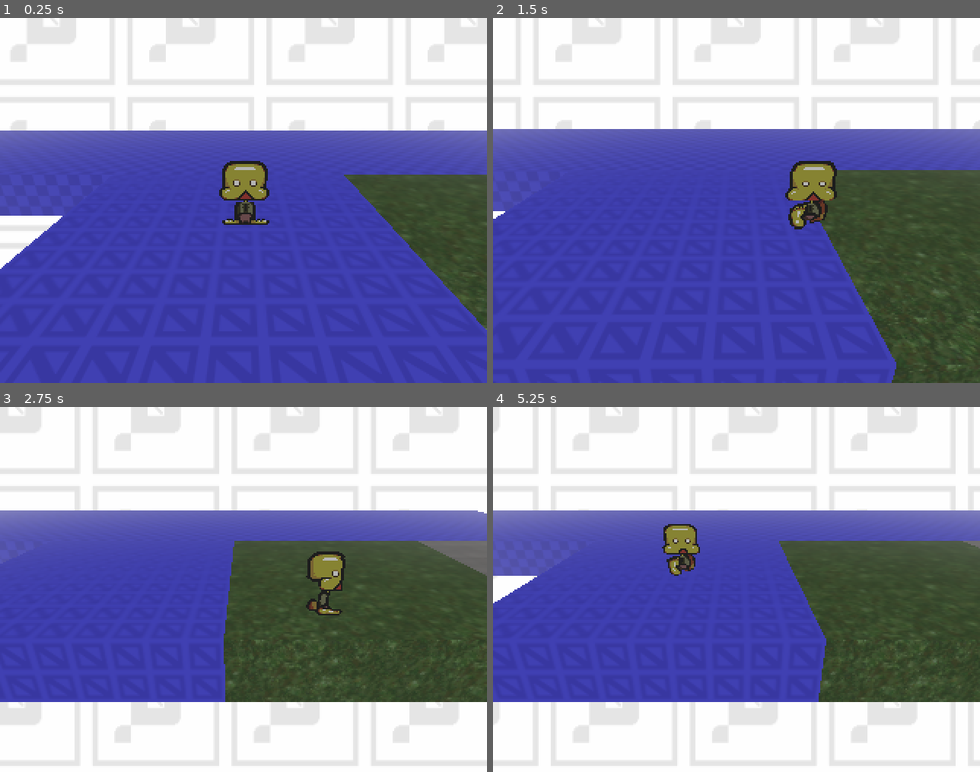
Above: before the commit, frames 1-4 (two rows, left to right).
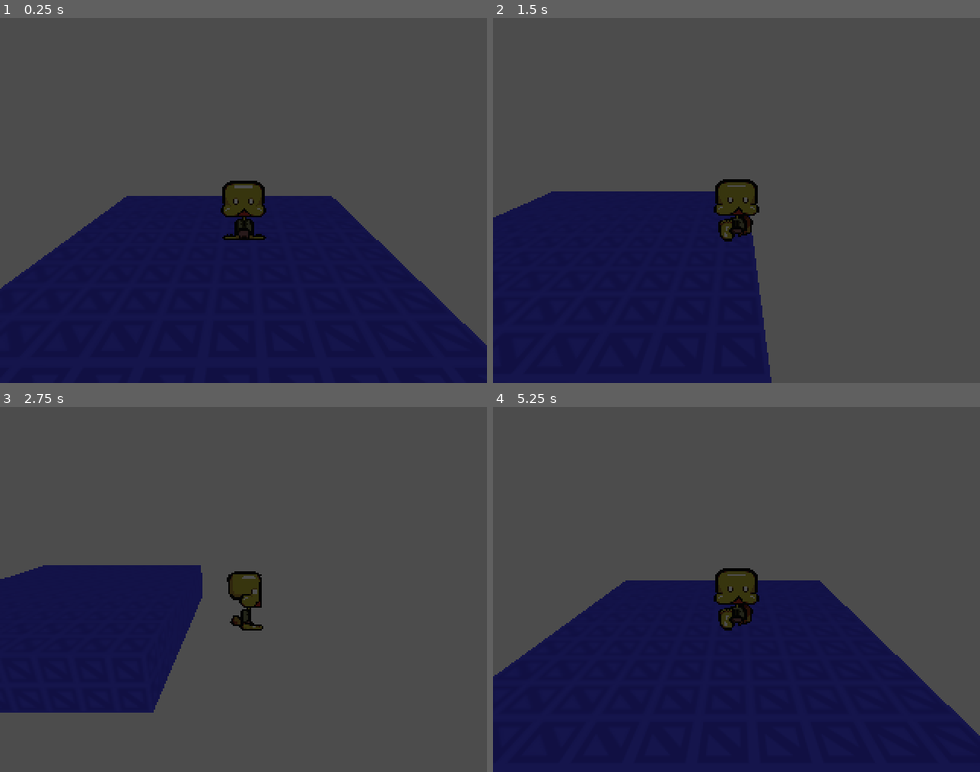
Above: after the commit, the same moments.

Repository: evanbones/Project-Phoenix
Game: Godot game, scene res://Scenes/Levels/DevTesting.tscn
Two runs of this game, one before a commit and one after it. Both use one fixed random seed, a clock stepped at 60 frames per second and the inputs below.
Inputs:
- Up to frame 1 (0.25 s): no input
- Up to frame 2 (1.5 s): hold Right (ui_right) 0.53-1.28 s; hold Down (ui_down) from 1.28 s (still down)
- Up to frame 3 (2.75 s): release Down (ui_down) at 2.03 s; hold Right (ui_right) from 2.03 s (still down)
- Up to frame 4 (5.25 s): release Right (ui_right) at 2.78 s; hold Up (ui_up) 2.78-3.53 s; hold Left (ui_left) 3.53-5.03 s; hold Down (ui_down) from 5.03 s (still down)

The runs differ from the first frame. In frame 1, 99% of the frame differs, in the area x 0-100%, y 0-100%; in frame 2, 98%; in frame 3, 96%; in frame 4, 97%.

Commit message:
Testing new camera following

Diff:
--- a/Scenes/Levels/DevTesting.tscn
+++ b/Scenes/Levels/DevTesting.tscn
@@ -1,17 +1,13 @@
-[gd_scene load_steps=18 format=2]
+[gd_scene load_steps=14 format=2]
 
 [ext_resource path="res://Scripts/snd_material.gd" type="Script" id=1]
 [ext_resource path="res://Models/UVcube.obj" type="ArrayMesh" id=2]
 [ext_resource path="res://Materials/triplaner/evencare/0tile_1.tres" type="Material" id=3]
 [ext_resource path="res://Materials/triplaner/newmaker/grass.tres" type="Material" id=4]
 [ext_resource path="res://Materials/triplaner/newmaker/stonebrick.tres" type="Material" id=5]
-[ext_resource path="res://Environments/GiftPlane.tres" type="Environment" id=6]
-[ext_resource path="res://Scripts/Camera/camera_follow_basic.gd" type="Script" id=7]
-[ext_resource path="res://Scenes/camera_follower.tscn" type="PackedScene" id=8]
 [ext_resource path="res://Scenes/Prefabs/Player.tscn" type="PackedScene" id=9]
 [ext_resource path="res://Scenes/Prefabs/SettingsHandler.tscn" type="PackedScene" id=10]
 [ext_resource path="res://Materials/Even_care/even_tile.tres" type="Material" id=11]
-[ext_resource path="res://Music/WorkZone.wav" type="AudioStream" id=12]
 [ext_resource path="res://shaders/backdrop_scroll.tres" type="Shader" id=13]
 [ext_resource path="res://Textures/GiftPlane/backgrounds/background_tile1.png" type="Texture" id=14]
 
@@ -45,6 +41,7 @@
 "grass",
 ]]
 transform = Transform( 5, 0, 0, 0, 1, 0, 0, 0, 5, 10, 0, 0 )
+visible = false
 script = ExtResource( 1 )
 
 [node name="CollisionShape" type="CollisionShape" parent="grass"]
@@ -58,6 +55,7 @@
 "stone",
 ]]
 transform = Transform( 5, 0, 0, 0, 1, 0, 0, 0, 5, 20, 0, 0 )
+visible = false
 script = ExtResource( 1 )
 mat_id = 1
 
@@ -67,21 +65,6 @@
 [node name="MeshInstance" type="MeshInstance" parent="stone"]
 mesh = ExtResource( 2 )
 material/0 = ExtResource( 5 )
-
-[node name="Camera" type="Camera" parent="."]
-transform = Transform( 1, 0.000116065, -7.06038e-07, -0.000106431, 0.919389, 0.393349, 4.63031e-05, -0.393349, 0.919389, 0, 4.562, 15.676 )
-environment = ExtResource( 6 )
-current = true
-fov = 60.0
-script = ExtResource( 7 )
-xrange = Vector2( -1, 20 )
-zrange = Vector2( 3, 15 )
-targetPath = NodePath("../camera_follower")
-
-[node name="camera_follower" parent="." instance=ExtResource( 8 )]
-transform = Transform( 1, 0, 0, 0, 1, 0, 0, 0, 1, 0.656795, 2.35625, -2.25675 )
-followDistance = 2
-targetPath = NodePath("../Player")
 
 [node name="Player" parent="." instance=ExtResource( 9 )]
 transform = Transform( 1, 0, 0, 0, -4.37114e-08, -1, 0, 1, -4.37114e-08, 0.689354, 2.37816, 0.0407802 )
@@ -94,6 +77,7 @@
 "floor",
 ]]
 transform = Transform( 25, 0, 0, 0, 1, 0, 0, 0, 5, 0, 0, -10 )
+visible = false
 script = ExtResource( 1 )
 mat_id = 2
 
@@ -115,7 +99,6 @@
 mat_id = 2
 
 [node name="CollisionShape" type="CollisionShape" parent="Boundaries/Boundary"]
-transform = Transform( 1, 0, 0, 0, 1, 0, 0, 0, 1, 0, 0, 0 )
 shape = SubResource( 1 )
 
 [node name="Boundary3" type="StaticBody" parent="Boundaries" groups=[
@@ -129,7 +112,7 @@
 shape = SubResource( 1 )
 
 [node name="CollisionShape2" type="CollisionShape" parent="Boundaries/Boundary3"]
-transform = Transform( 1, 0, 0, 0, 1, 0, 0, 0, 2.70805, -1.50155, 0, -2.49387 )
+transform = Transform( 1, 0, 0, 0, 1, 0, 0, 0, 2.70805, -3.93189, 0, -2.49387 )
 shape = SubResource( 1 )
 
 [node name="Boundary4" type="StaticBody" parent="Boundaries" groups=[
@@ -153,12 +136,8 @@
 transform = Transform( 1, 0, 0, 0, 1, 0, 0, 0, 1, 0, 0, 0.176696 )
 shape = SubResource( 1 )
 
-[node name="Music" type="AudioStreamPlayer" parent="."]
-stream = ExtResource( 12 )
-volume_db = -13.0
-autoplay = true
-
 [node name="BackDrop" type="MeshInstance" parent="."]
-transform = Transform( 172.294, 0, 0, 0, -5.75329e-07, -101.952, 0, 13.162, -4.45649e-06, 0, 0, -19.7953 )
+transform = Transform( 172.294, 0, 0, 0, -5.75329e-07, -101.952, 0, 13.162, -4.45649e-06, -0.0437069, -0.547698, -19.6025 )
+visible = false
 mesh = SubResource( 2 )
 material/0 = SubResource( 3 )
--- a/Scenes/Prefabs/Player.tscn
+++ b/Scenes/Prefabs/Player.tscn
@@ -33,6 +33,31 @@
 
 [sub_resource type="SpriteFrames" id=2]
 animations = [ {
+"frames": [ ExtResource( 12 ) ],
+"loop": true,
+"name": "f_idle",
+"speed": 0.0
+}, {
+"frames": [ ExtResource( 17 ) ],
+"loop": true,
+"name": "l_idle",
+"speed": 0.0
+}, {
+"frames": [ ExtResource( 18 ), ExtResource( 19 ), ExtResource( 20 ), ExtResource( 21 ) ],
+"loop": true,
+"name": "b_walk",
+"speed": 7.0
+}, {
+"frames": [ ExtResource( 13 ), ExtResource( 14 ), ExtResource( 15 ), ExtResource( 16 ) ],
+"loop": true,
+"name": "l_walk",
+"speed": 7.0
+}, {
+"frames": [ ExtResource( 11 ) ],
+"loop": true,
+"name": "r_idle",
+"speed": 0.0
+}, {
 "frames": [ ExtResource( 2 ) ],
 "loop": true,
 "name": "b_idle",
@@ -47,43 +72,24 @@
 "loop": true,
 "name": "f_walk",
 "speed": 7.0
-}, {
-"frames": [ ExtResource( 11 ) ],
-"loop": true,
-"name": "r_idle",
-"speed": 0.0
-}, {
-"frames": [ ExtResource( 12 ) ],
-"loop": true,
-"name": "f_idle",
-"speed": 0.0
-}, {
-"frames": [ ExtResource( 13 ), ExtResource( 14 ), ExtResource( 15 ), ExtResource( 16 ) ],
-"loop": true,
-"name": "l_walk",
-"speed": 7.0
-}, {
-"frames": [ ExtResource( 17 ) ],
-"loop": true,
-"name": "l_idle",
-"speed": 0.0
-}, {
-"frames": [ ExtResource( 18 ), ExtResource( 19 ), ExtResource( 20 ), ExtResource( 21 ) ],
-"loop": true,
-"name": "b_walk",
-"speed": 7.0
 } ]
 
 [node name="Player" type="KinematicBody"]
-transform = Transform( 1, 0, 0, 0, -4.37114e-008, -1, 0, 1, -4.37114e-008, 0, 0, 0 )
+transform = Transform( 1, 0, 0, 0, -4.37114e-08, -1, 0, 1, -4.37114e-08, 0, 0, 0 )
 script = ExtResource( 1 )
+
+[node name="target" type="Spatial" parent="."]
+transform = Transform( 1, 0, 0, 0, 1, 0, 0, 0, 1, 0, -3.25225e-08, -0.744029 )
+
+[node name="Camera" type="Camera" parent="target"]
+transform = Transform( 1, 0, 0, 0, -0.324891, 0.945751, 0, -0.945751, -0.324891, 0, 7.16781, -2.06221 )
 
 [node name="CollisionShape" type="CollisionShape" parent="."]
 transform = Transform( 0.7, 0, 0, 0, 0.7, 0, 0, 0, 0.75, 0, 0, 0 )
 shape = SubResource( 1 )
 
 [node name="sprite" type="AnimatedSprite3D" parent="."]
-transform = Transform( 1, 0, 0, 0, -4.37114e-008, 1, 0, -1, -4.37114e-008, 0, 0, 0 )
+transform = Transform( 1, 0, 0, 0, -4.37114e-08, 1, 0, -1, -4.37114e-08, 0, 0, 0 )
 flip_h = true
 pixel_size = 0.04
 shaded = true
@@ -94,7 +100,7 @@
 script = ExtResource( 22 )
 
 [node name="groundray" type="RayCast" parent="."]
-transform = Transform( 1, 0, 0, 0, -4.37114e-008, 1, 0, -1, -4.37114e-008, 0, 0.005, 0.592 )
+transform = Transform( 1, 0, 0, 0, -4.37114e-08, 1, 0, -1, -4.37114e-08, 0, 0.005, 0.592 )
 enabled = true
 
 [node name="grassL" type="AudioStreamPlayer3D" parent="."]
